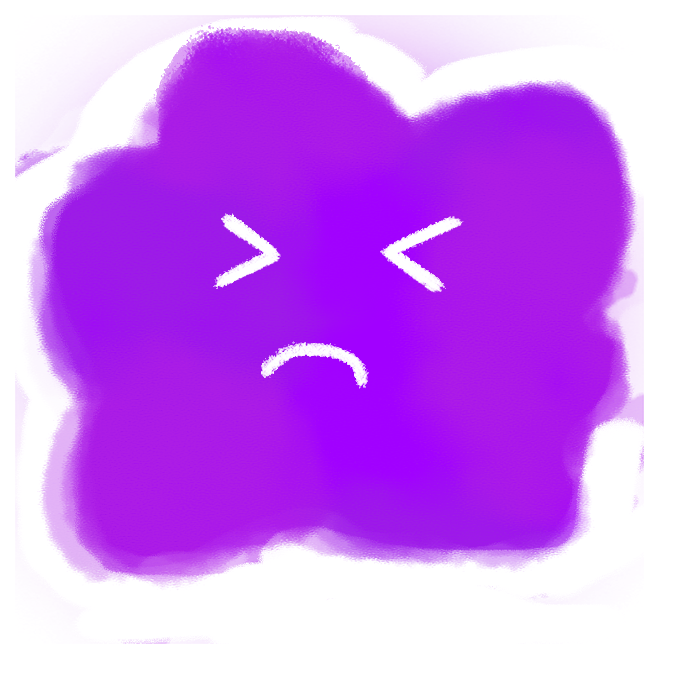
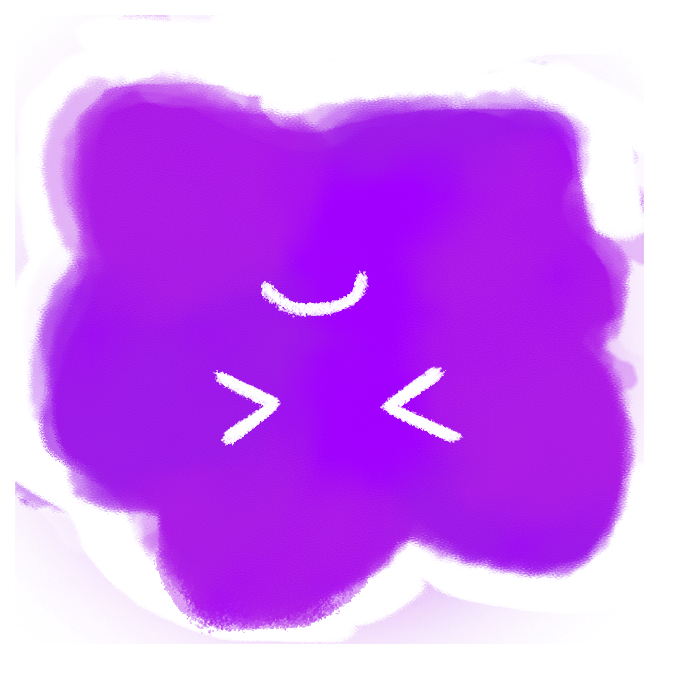
The second (700, 700) image is a revision of the first. Changes to its layers:
added group "Group 1" with 3 layers over 15, 15, 644, 644
moved "Layer 3" into group "Group 1", painted on it over 195, 200, 464, 459
moved "Layer 4" into group "Group 1", painted on it over 15, 15, 644, 644
moved "Layer 2" into group "Group 1", painted on it over 15, 15, 644, 644
